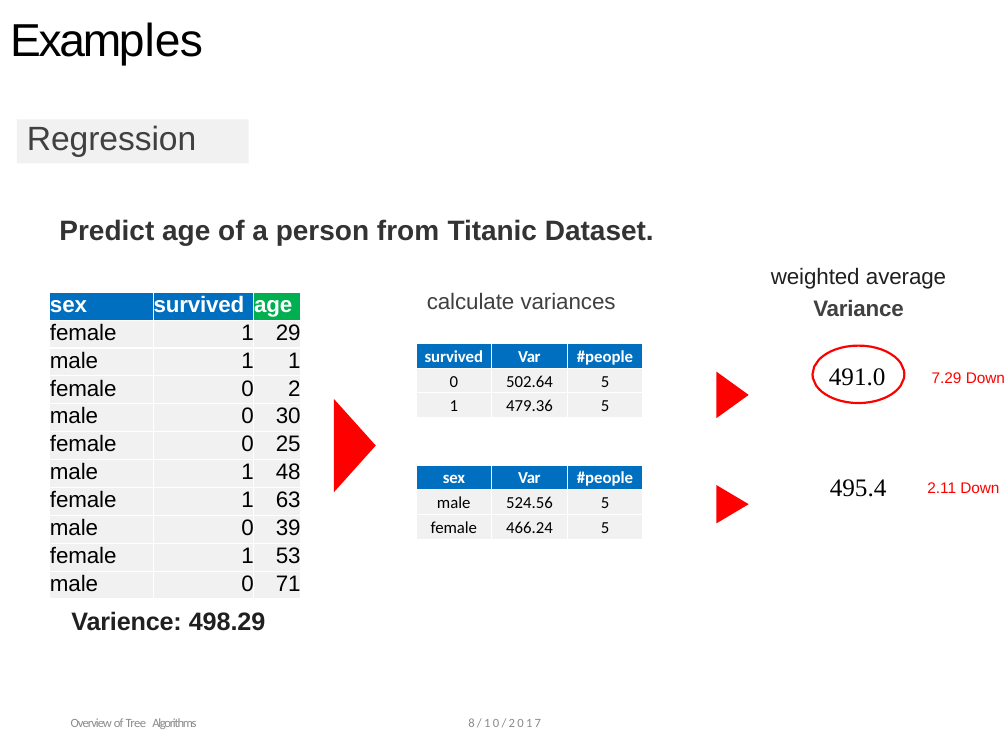
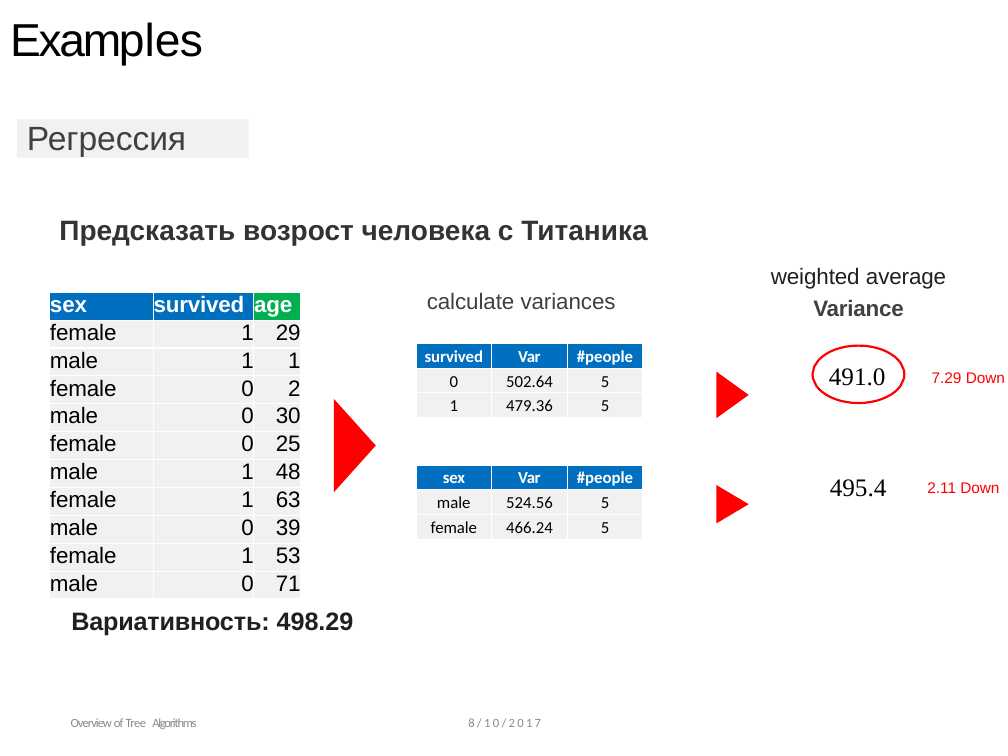
Before and after one commit to ulstu/ml, a slide deck: slide 10 of ml_course_ru/lecture12. Gradient boosting/Lecture 12. From Decision Tree to XGBoost.pptx. Drawn at 1008x756 pixels with LibreOffice and Linux fonts; fonts in the diff are those of the drawing; background and template pictures are left out. Boxes give left, top, right and bottom in pixels: in the first picture for what was removed or moved away, otherwise in the second. Text is boxed around its words. In the diff, an @@ line names an element or a change of style, - is before the commit and + after.

```diff
--- a/ml_course_ru/lecture12. Gradient boosting/Lecture 12. From Decision Tree to XGBoost.pptx
+++ b/ml_course_ru/lecture12. Gradient boosting/Lecture 12. From Decision Tree to XGBoost.pptx
@@ rectangle "Регрессия": place and size @@
-rectangle "Регрессия" at bbox=[17, 119, 249, 163]
+rectangle "Регрессия" at bbox=[17, 119, 249, 157]
@@ text in rectangle at bbox=[27, 127, 186, 157]: text changed @@
-Regression
+Регрессия
@@ text at bbox=[59, 220, 647, 245]: text changed @@
-Predict age of a person from Titanic Dataset.
+Предсказать возрост человека с Титаника
@@ text at bbox=[71, 612, 354, 636]: text changed @@
-Varience: 498.29
+Вариативность: 498.29
```
Also in this commit, not shown: 30 other slides changed, 5 slides added, 5 slides removed, 27 other files.
